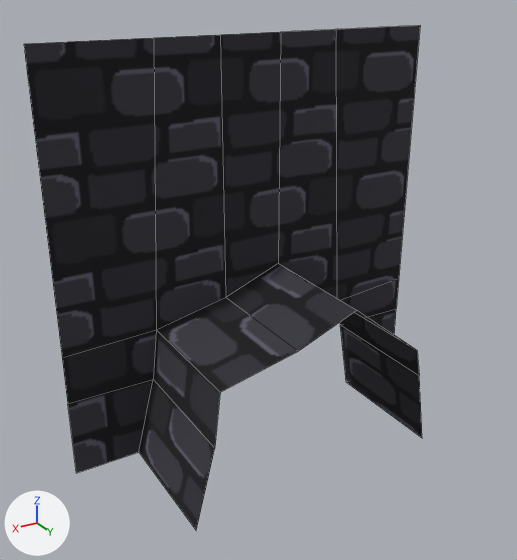
The FBX model 64x64/Assets/Assets/Models/Environmental/BrokenWall.fbx, before and after one commit.
Before and after are seen from a camera (50 mm lens) standing at (-4.59, 8.5, 4.5) and looking at (-7.74, 3.25, 1.88). Lighting does not change. The marker at lower left points along +X, +Y and +Z. Mesh edges are drawn as thin lines. Where no turn or scale is listed for an object, it has been applied to the vertices.

The scene before the commit, as lines of its bpy script (objects in view):
```python
me_cube_003 = bpy.data.meshes.new('Cube.003')
me_cube_003.from_pydata(...)  # 28 vertices, 16 faces; spans x -2.0..2.0, y 0.0..1.31, z -2.0..2.0
me_cube_003.materials.append(mat_wall)  # picture img_wall2_png
ob_wall_003 = bpy.data.objects.new('Wall.003', me_cube_003)
ob_wall_003.location = (-8.0, 2.692, 2.0)
```
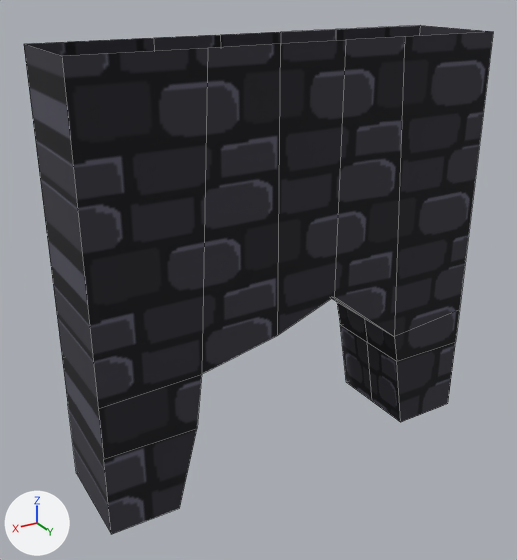
The newer file is also turned or shifted as a whole; pictures and numbers use the older file's frame.

What differs and where, as boxes [x1, y1, x2, y2] in the pictures (517 x 560 px):
'Wall.003', reshaped (18% wider): before [24, 25, 422, 530]; after [24, 25, 493, 534]
part 1 of me_cube_003, built on: before [139, 264, 422, 530]; after [24, 25, 493, 534]

Edits to the bpy script that builds the scene:
```text
Change me_cube_003:
    used by ob_wall_003; location = (-8.0, 2.692, 2.0)
    remove me_cube_003.from_pydata(...)  # 28 vertices, 16 faces; spans x -2.0..2.0, y 0.0..1.31, z -2.0..2.0
    add me_cube_003.from_pydata(...)  # 48 vertices, 34 faces; spans x -2.0..2.0, y 0.0..0.97, z -2.0..2.0
    me_cube_003 part 1
    8 vertices in x -1.3..1.35, y 1.31, z -2.0..-0.27 move by (0.0, -0.83, 0.0)
    12 vertices are added at x -2.0..2.0, y 0.97, z -2.0..2.0
    8 new vertices lie (0.0, 0.49, 0.0) away from vertices in x -1.3..1.35, y 1.31, z -2.0..-0.27
    18 new faces join them
```
